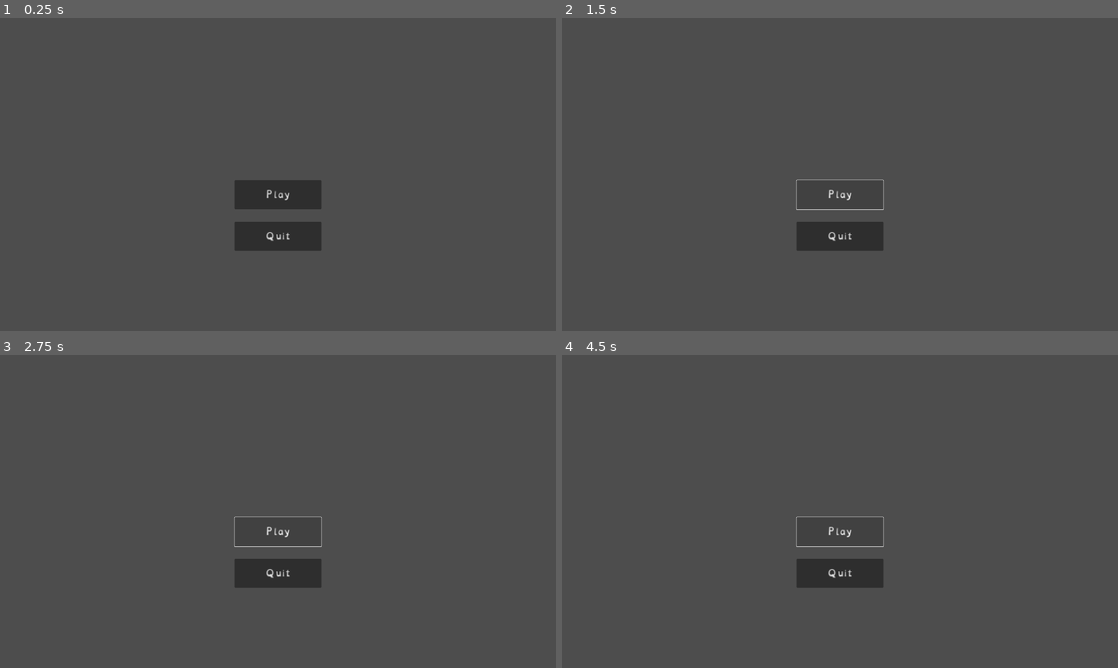
Above: before the commit, frames 1-4 (two rows, left to right).
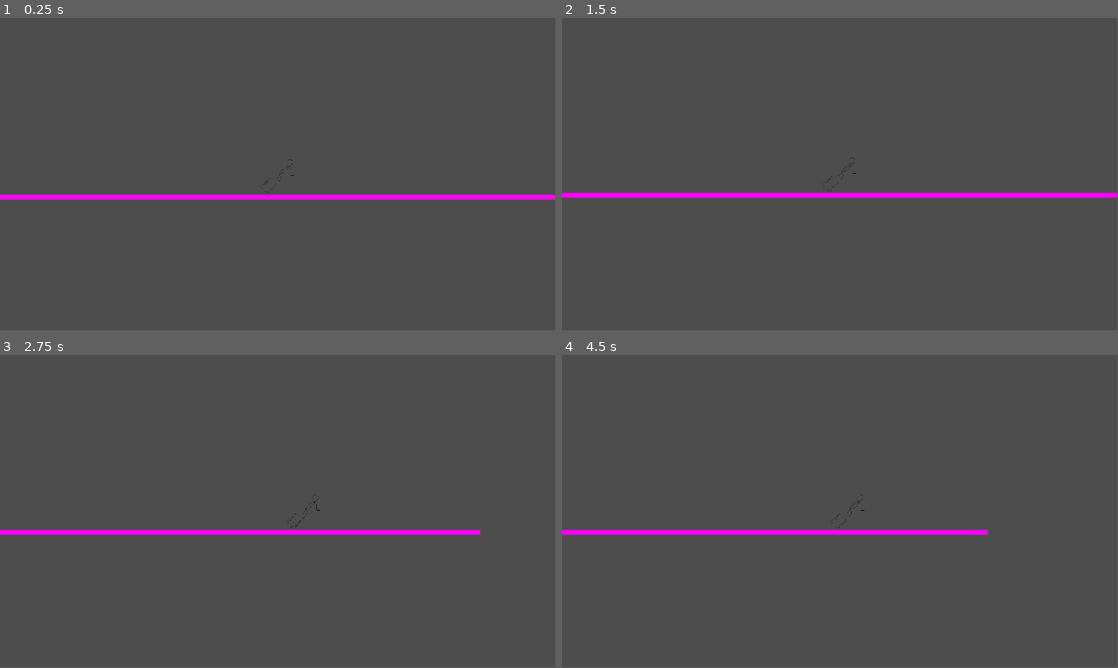
Above: after the commit, the same moments.

Repository: KeyraWebb/Cheezbored
Game: Godot game, scene res://scenes/player_test_scene.tscn
Two runs of this game, one before a commit and one after it. Both use one fixed random seed, a clock stepped at 60 frames per second and the inputs below. Before the commit the project starts from res://scenes/main_menu.tscn.
Inputs (mouse positions are in pixels of both pictures, inside the frame that each line leads up to):
- Up to frame 1 (0.25 s): no input
- Up to frame 2 (1.5 s): click (840, 193) at 0.5 s, where only the run before the commit has a clickable "Play"; click (840, 193) at 1.25 s, where only the run before the commit has a clickable "Play"
- Up to frame 3 (2.75 s): tap Enter at 2 s; hold D (move_right) from 2.03 s (still down); tap Space (jump) at 2.27 s
- Up to frame 4 (4.5 s): tap Space (jump) at 3.02 s; release D (move_right) at 3.53 s; hold A (move_left) 3.53-4.28 s; hold D (move_right) from 4.28 s (still down)
In our replay, the window is 800x450 before the commit and 799x449 after it. These sizes can differ from the game's own. Grey fills any space a smaller window leaves; there, only what the larger window draws over its background counts as a difference.

The runs differ from the first frame. In frame 1, 4.1% of the frame differs, in the area x 0-100%, y 45-75%; in frame 2, 3.3%; in frame 3, 3.0%; in frame 4, 2.9%.

Commit message:
detect what zone the player is in

Diff:
--- a/project.godot
+++ b/project.godot
@@ -11,16 +11,13 @@
 [application]
 
 config/name="Cheezboard"
-run/main_scene="res://scenes/main_menu.tscn"
+run/main_scene="res://scenes/player_test_scene.tscn"
 config/features=PackedStringArray("4.3", "Forward Plus")
 config/icon="res://icon.svg"
 
-[display]
+[global_group]
 
-window/size/viewport_width=1920
-window/size/viewport_height=1080
-window/stretch/mode="canvas_items"
-window/stretch/aspect="expand"
+Zones="For underwater zones"
 
 [input]
 
@@ -29,17 +26,29 @@
 "events": [Object(InputEventKey,"resource_local_to_scene":false,"resource_name":"","device":-1,"window_id":0,"alt_press …(191 unchanged characters)…
 ]
 }
+move_up={
+"deadzone": 0.5,
+"events": [Object(InputEventKey,"resource_local_to_scene":false,"resource_name":"","device":-1,"window_id":0,"alt_pressed":false,"shift_pressed":false,"ctrl_pressed":false,"meta_pressed":false,"pressed":false,"keycode":0,"physical_keycode":87,"key_label":0,"unicode":119,"location":0,"echo":false,"script":null)
+, Object(InputEventKey,"resource_local_to_scene":false,"resource_name":"","device":-1,"window_id":0,"alt_pressed":false,"shift_pressed":false,"ctrl_pressed":false,"meta_pressed":false,"pressed":false,"keycode":0,"physical_keycode":4194320,"key_label":0,"unicode":0,"location":0,"echo":false,"script":null)
+, Object(InputEventKey,"resource_local_to_scene":false,"resource_name":"","device":-1,"window_id":0,"alt_pressed":false,"shift_pressed":false,"ctrl_pressed":false,"meta_pressed":false,"pressed":false,"keycode":0,"physical_keycode":32,"key_label":0,"unicode":32,"location":0,"echo":false,"script":null)
+]
+}
+move_down={
+"deadzone": 0.5,
+"events": [Object(InputEventKey,"resource_local_to_scene":false,"resource_name":"","device":-1,"window_id":0,"alt_pressed":false,"shift_pressed":false,"ctrl_pressed":false,"meta_pressed":false,"pressed":false,"keycode":0,"physical_keycode":83,"key_label":0,"unicode":115,"location":0,"echo":false,"script":null)
+, Object(InputEventKey,"resource_local_to_scene":false,"resource_name":"","device":-1,"window_id":0,"alt_pressed":false,"shift_pressed":false,"ctrl_pressed":false,"meta_pressed":false,"pressed":false,"keycode":0,"physical_keycode":4194322,"key_label":0,"unicode":0,"location":0,"echo":false,"script":null)
+, Object(InputEventKey,"resource_local_to_scene":false,"resource_name":"","device":-1,"window_id":0,"alt_pressed":false,"shift_pressed":false,"ctrl_pressed":false,"meta_pressed":false,"pressed":false,"keycode":0,"physical_keycode":4194325,"key_label":0,"unicode":0,"location":0,"echo":false,"script":null)
+]
+}
 move_left={
 "deadzone": 0.5,
-"events": [Object(InputEventKey,"resource_local_to_scene":fa …(140 unchanged characters)… d":false,"keycode":0,"physical_keycode":65,"key_label":0,"unicode":97,"location":0,"echo":false,"script":null)
+"events": [Object(InputEventKey,"resource_local_to_scene":fa …(140 unchanged characters)… d":false,"keycode":0,"physical_keycode":4194319,"key_label":0,"unicode":0,"location":0,"echo":false,"script":null)
+, Object(InputEventKey,"resource_local_to_scene":false,"resource_name":"","device":-1,"window_id":0,"alt_pressed":false,"shift_pressed":false,"ctrl_pressed":false,"meta_pressed":false,"pressed":false,"keycode":0,"physical_keycode":65,"key_label":0,"unicode":97,"location":0,"echo":false,"script":null)
 ]
 }
 move_right={
 "deadzone": 0.5,
-"events": [Object(InputEventKey,"resource_local_to_scene":fa …(140 unchanged characters)… d":false,"keycode":0,"physical_keycode":68,"key_label":0,"unicode":100,"location":0,"echo":false,"script":null)
+"events": [Object(InputEventKey,"resource_local_to_scene":fa …(140 unchanged characters)… d":false,"keycode":0,"physical_keycode":4194321,"key_label":0,"unicode":0,"location":0,"echo":false,"script":null)
+, Object(InputEventKey,"resource_local_to_scene":false,"resource_name":"","device":-1,"window_id":0,"alt_pressed":false,"shift_pressed":false,"ctrl_pressed":false,"meta_pressed":false,"pressed":false,"keycode":0,"physical_keycode":68,"key_label":0,"unicode":100,"location":0,"echo":false,"script":null)
 ]
 }
-
-[layer_names]
-
-2d_physics/layer_4="zoneloading"
--- /dev/null
+++ b/scenes/zone_loader_test.tscn
@@ -0,0 +1,87 @@
+[gd_scene load_steps=7 format=3 uid="uid://crs5bfilcviv6"]
+
+[ext_resource type="PackedScene" uid="uid://df6n5fnrrtxh8" path="res://scenes/objects/player.tscn" id="1_5dfng"]
+[ext_resource type="Texture2D" uid="uid://c5u8aug8o1qd0" path="res://assets/sprites/Setting Image temp.png" id="2_avkxb"]
+[ext_resource type="Script" path="res://scripts/zones.gd" id="2_usm80"]
+
+[sub_resource type="RectangleShape2D" id="RectangleShape2D_008sg"]
+size = Vector2(2020, 1175)
+
+[sub_resource type="WorldBoundaryShape2D" id="WorldBoundaryShape2D_c0pn0"]
+
+[sub_resource type="PlaceholderTexture2D" id="PlaceholderTexture2D_j1sx0"]
+
+[node name="ZoneLoaderTest" type="Node2D"]
+
+[node name="Player" parent="." instance=ExtResource("1_5dfng")]
+position = Vector2(0, -80)
+walk_speed = 900.0
+
+[node name="playertrigger" type="Area2D" parent="Player"]
+position = Vector2(-10, -6)
+collision_layer = 8
+collision_mask = 8
+
+[node name="CollisionShape2D" type="CollisionShape2D" parent="Player/playertrigger"]
+position = Vector2(-7, -0.5)
+shape = SubResource("RectangleShape2D_008sg")
+
+[node name="Ground" type="StaticBody2D" parent="."]
+
+[node name="CollisionShape2D" type="CollisionShape2D" parent="Ground"]
+shape = SubResource("WorldBoundaryShape2D_c0pn0")
+
+[node name="Sprite2D" type="Sprite2D" parent="Ground"]
+position = Vector2(0, 5)
+scale = Vector2(1152, 10)
+texture = SubResource("PlaceholderTexture2D_j1sx0")
+
+[node name="Zones" type="Node2D" parent="." node_paths=PackedStringArray("player")]
+script = ExtResource("2_usm80")
+player = NodePath("../Player")
+
+[node name="CanvasLayer" type="CanvasLayer" parent="Zones"]
+
+[node name="Label" type="Label" parent="Zones/CanvasLayer"]
+offset_right = 40.0
+offset_bottom = 23.0
+text = "TEXT"
+
+[node name="Ocean Floor" type="Node2D" parent="Zones" groups=["Zones"]]
+position = Vector2(0, -624)
+scale = Vector2(0.5, 0.5)
+
+[node name="Background" type="Sprite2D" parent="Zones/Ocean Floor"]
+z_index = -20
+position = Vector2(1760, 0)
+texture = ExtResource("2_avkxb")
+
+[node name="Kelp Forest" type="Node2D" parent="Zones" groups=["Zones"]]
+position = Vector2(1960, -624)
+scale = Vector2(0.5, 0.5)
+
+[node name="Background" type="Sprite2D" parent="Zones/Kelp Forest"]
+z_index = -20
+position = Vector2(1760, 0)
+texture = ExtResource("2_avkxb")
+
+[node name="Popped Town" type="Node2D" parent="Zones" groups=["Zones"]]
+position = Vector2(4230, -624)
+scale = Vector2(0.5, 0.5)
+
+[node name="Background" type="Sprite2D" parent="Zones/Popped Town"]
+z_index = -20
+position = Vector2(1760, 0)
+texture = ExtResource("2_avkxb")
+
+[node name="Rocky Outcrops" type="Node2D" parent="Zones" groups=["Zones"]]
+position = Vector2(6839, -624)
+scale = Vector2(0.5, 0.5)
+
+[node name="Background" type="Sprite2D" parent="Zones/Rocky Outcrops"]
+z_index = -20
+position = Vector2(1760, 0)
+texture = ExtResource("2_avkxb")
+
+[connection signal="area_entered" from="Player/playertrigger" to="Zones/Ocean Floor/Background" method="_on_area_2d_area_entered"]
+[connection signal="area_exited" from="Player/playertrigger" to="Zones/Ocean Floor/Background" method="_on_area_2d_area_exited"]
--- a/scripts/zone.gd
+++ b/scripts/zone.gd
@@ -7,7 +7,7 @@
 	pass # Replace with function body.
 
 
-# Called every frame. 'delta' is the elapsed time since the previous frame.
+# Called every frame 'delta' is the elapsed time since the previous frame.
 func _process(delta: float) -> void:
 	pass
 
--- /dev/null
+++ b/scripts/zones.gd
@@ -0,0 +1,43 @@
+extends Node2D
+
+@export var player: Player
+
+@onready var label: Label = $CanvasLayer/Label
+
+
+# make sure that each zone's pivot point is on its far left!!
+var zones: Array[Node2D]
+var current_zone: Node2D:
+	set(value):
+		current_zone = value
+		label.text = current_zone.name
+
+
+func _ready() -> void:
+	# finds all child nodes and adds to list if node is a zone
+	var child_nodes := get_children()
+	for node in child_nodes:
+		if node.is_in_group("Zones"):
+			zones.push_back(node)
+	# sort list by x position
+	zones.sort_custom(sort_zones)
+	print(zones)
+
+
+func _physics_process(delta: float) -> void:
+	# the first zone starts around x = 0
+	if player.position.x <= zones[0].position.x:
+		current_zone = zones[0]
+		return
+
+	var zones_to_left := zones.filter(zones_to_player_left)
+	current_zone = zones_to_left.pop_back()
+
+
+# order by x position
+func sort_zones(a: Node2D, b: Node2D) -> bool:
+	return a.position.x < b.position.x
+
+
+func zones_to_player_left(zone: Node2D) -> bool:
+	return zone.position.x < player.position.x
Not shown: 1 places in scenes/player_test_scene.tscn that only renumber resources
